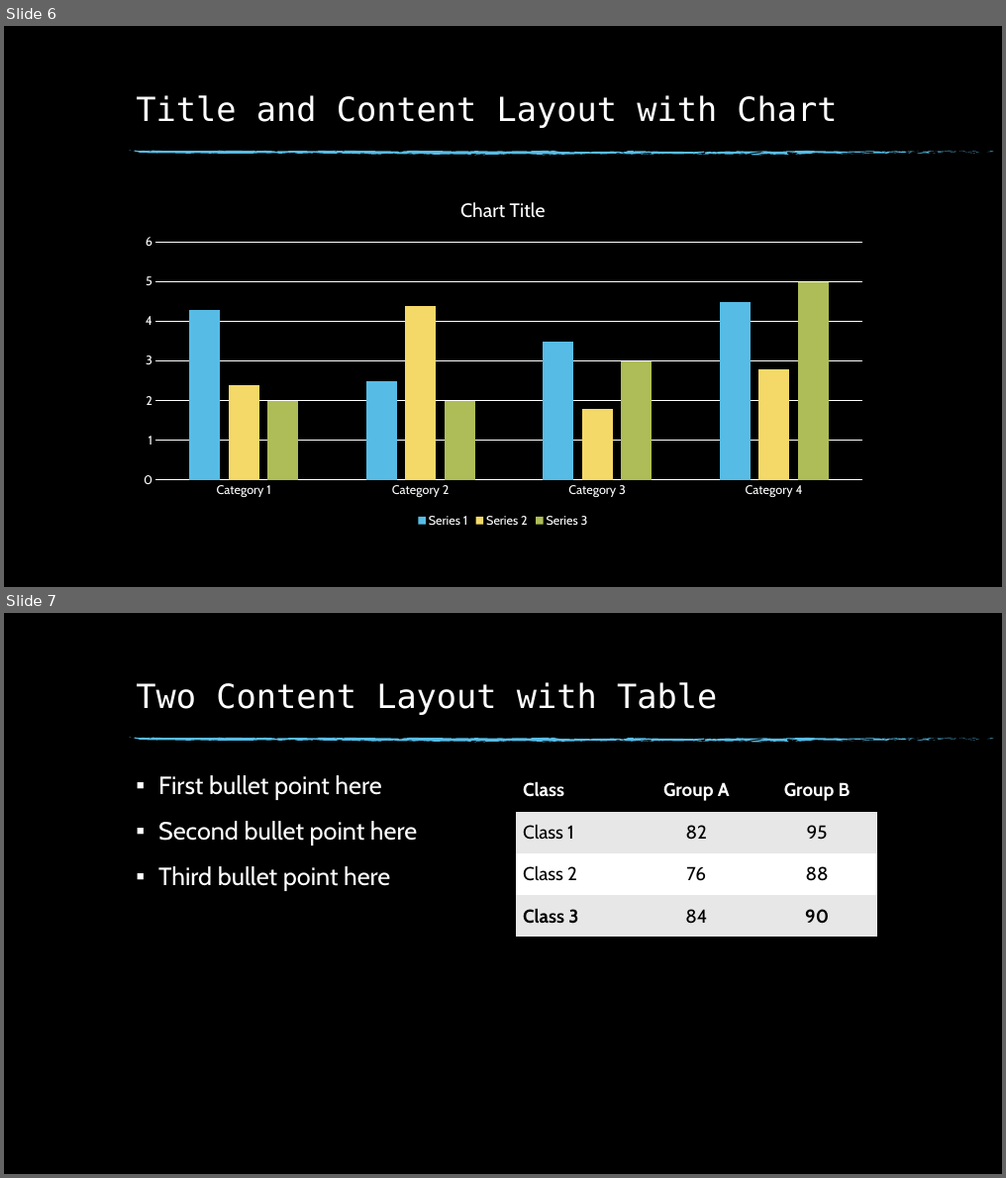
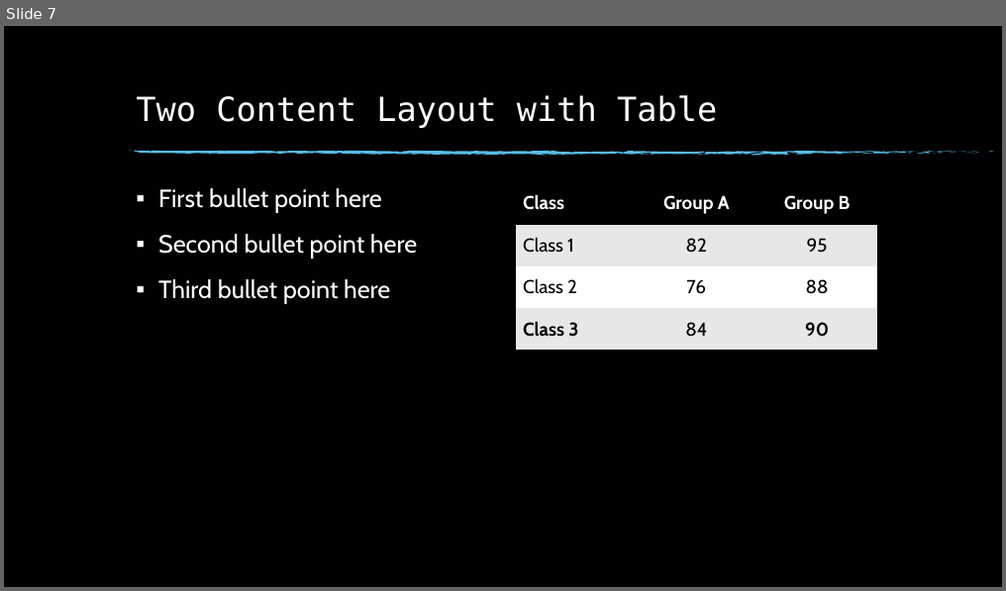
Before and after one commit to pidg0015/pidg0015.github.io, a slide deck: final/pidgeon_drew_final.pptx. Shown one above the other, each under a label of ours: slides 6 and 7 before the commit, slide 7 after it. The pictures are 1006x1178 and 1006x591 pixels, drawn with LibreOffice and Linux fonts; fonts in the diff are those of the drawing; background and template pictures are left out. Boxes give left, top, right and bottom in pixels: in the first picture for what was removed or moved away, otherwise in the second. Text is boxed around its words. In the diff, an @@ line names an element or a change of style, - is before the commit and + after.

```diff
--- a/final/pidgeon_drew_final.pptx
+++ b/final/pidgeon_drew_final.pptx
@@ slide 6 removed at [4, 26, 1002, 587], background picture (left out); not listed: 74 template elements that a slide beside it also shows @@
@@ title removed at [136, 95, 837, 128] @@
-Title and Content Layout with Chart
@@ column chart removed at [129, 181, 877, 531] @@
-categories: Category 1, Category 2, Category 3, Category 4
-Series 1: 4.3, 2.5, 3.5, 4.5
-Series 2: 2.4, 4.4, 1.8, 2.8
-Series 3: 2, 2, 3, 5
```
Also in this commit, not shown: 1 slide changed, 1 slide added, 1 other file.
